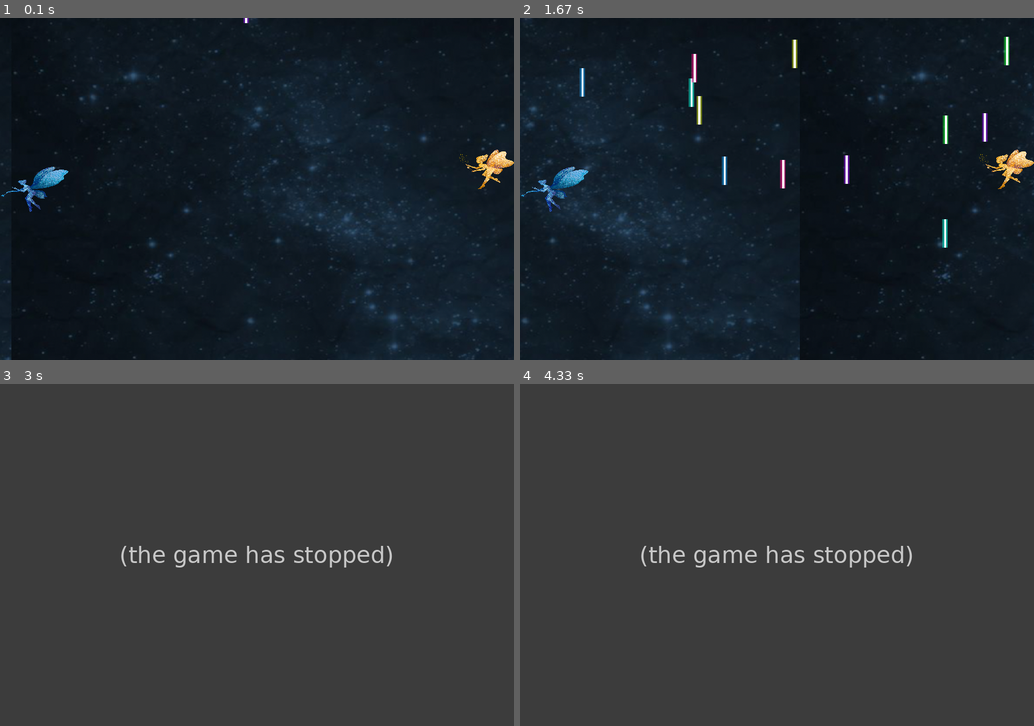
Above: before the commit, frames 1-4 (two rows, left to right).
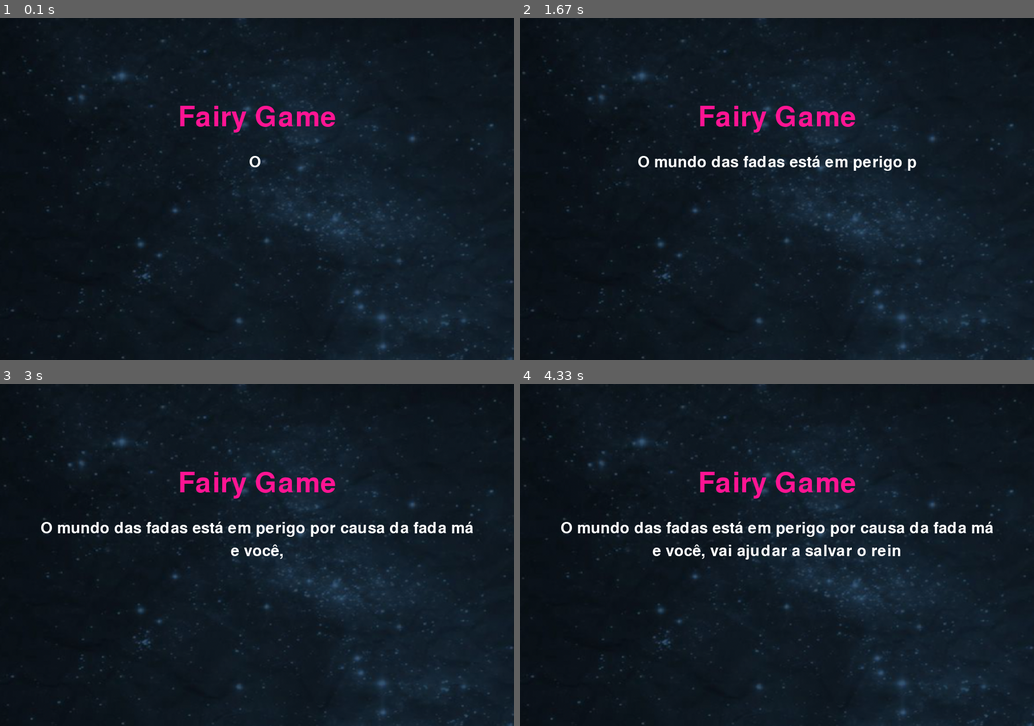
Above: after the commit, the same moments.

Repository: liviagcarvalho/pygame-Isabela-L-via-e-Paula
Game: pygame game, started from jogov2.py
Same seed, same stepped clock (60 frames per second), same inputs: the game is played once before the commit and once after it.
Inputs (mouse positions are in pixels of both pictures, inside the frame that each line leads up to):
- Up to frame 1 (0.1 s): no input
- Up to frame 2 (1.67 s): no input
- Up to frame 3 (3 s): hold Left 1.83-2.37 s; click (308, 630) at 2.8 s
- Up to frame 4 (4.33 s): hold Up 3.5-3.87 s

The runs differ from the first frame. In frame 1, 3.6% of the frame differs, in the area x 0-100%, y 0-100%; in frame 2, 16%; in frame 3, 99%; in frame 4, 99%.
Before the commit the program exited at 1.72 s; later frames show no game.

Commit message:
Juntando tela + jogo

Diff:
--- a/jogov2.py
+++ b/jogov2.py
@@ -1,6 +1,6 @@
 import pygame
 import random
-
+from inicio import*
 pygame.init()
 
 # ----- Gera tela principal
